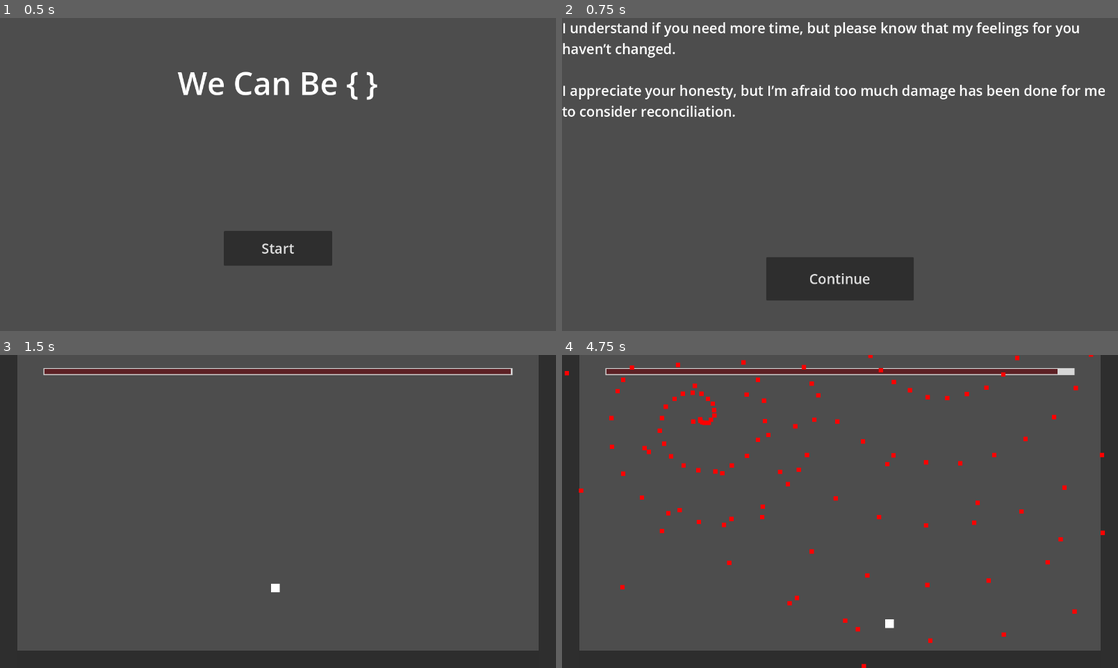
Above: before the commit, frames 1-4 (two rows, left to right).
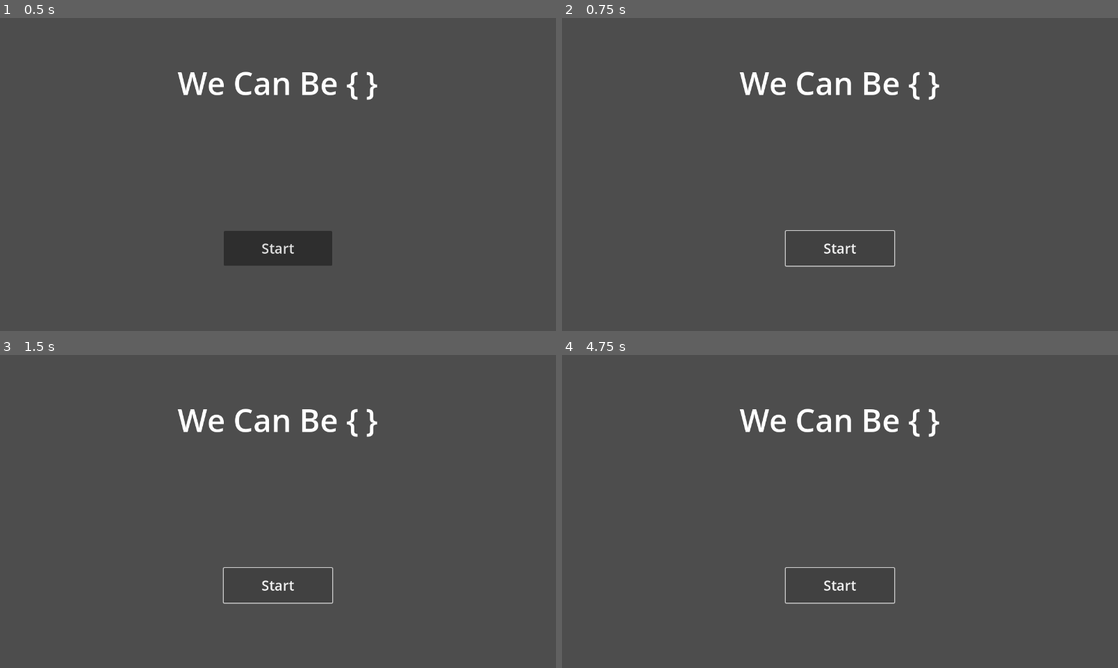
Above: after the commit, the same moments.

Repository: asebexen/we-can-be
Game: Godot game, scene res://scenes/title_screen/title_screen.tscn
The game is run twice, just before and just after one commit, with the same random seed, the same clock (stepped at 60 frames per second) and the same inputs.
Inputs:
- Up to frame 1 (0.5 s): no input
- Up to frame 2 (0.75 s): click "Start" at 0.5 s
- Up to frame 3 (1.5 s): click "Continue" (after the commit: "Start") at 1.25 s
- Up to frame 4 (4.75 s): tap Enter at 2 s; hold Right (move_right) 2.03-2.78 s; hold Shift (move_slow) 2.03-2.78 s; tap W (move_jump) at 2.27, 3.02, 4.52 s; hold Left (move_left) 2.78-3.53 s; tap Shift (move_slow) at 2.85, 4.35 s; hold Shift (move_slow) 3.53-4.28 s; hold Right (move_right) from 3.53 s (still down)

Frame 1 is identical in both runs. In frame 2, 7.4% of the frame differs, in the area x 0-98%, y 1-91%; in frame 3, 15%; in frame 4, 16%, in the area x 0-100%, y 0-100%.
Error after the commit: Invalid call. Nonexistent function 'has' in base 'Nil'. (res://scenes/title_screen/title_screen.gd:18)

Commit message:
Uses fallback data if API call fails.

Diff:
--- a/frontend/project.godot
+++ b/frontend/project.godot
@@ -18,13 +18,12 @@
 [autoload]
 
 GamePhysics="*res://scripts/globals/physics.gd"
-Api="*res://scripts/api/api.gd"
+Api="*res://scripts/api/Api.tscn"
 
 [display]
 
 window/size/viewport_width=1280
 window/size/viewport_height=720
-window/size/mode=3
 window/stretch/mode="viewport"
 
 [input]
--- a/frontend/scenes/game/game.gd
+++ b/frontend/scenes/game/game.gd
@@ -4,15 +4,11 @@
 
 var story_screen = load("res://scenes/story_screen/story_screen.tscn")
 var bullet_spawner = load("res://scenes/game/bullet_spawner/spawner_pinwheel.tscn")
-var story_screen_instance
 
 # Called when the node enters the scene tree for the first time.
 func _ready():
 	$Player/Hurtbox.player_hit.connect(_on_player_hurtbox_player_hit)
-	var dialogue = Api.get_dialogue()
-	story_screen_instance = story_screen.instantiate()
-	story_screen_instance.lines = [dialogue.romeo_dialogue, dialogue.juliet_dialogue]
-	story_screen_instance.bullet_color = Color(dialogue.color_hex_code)
+	Api.get_dialogue()
 
 	for i in range(3):
 		place_bullet_spawner()
@@ -22,6 +18,14 @@
 	pass
 
 func _on_player_hurtbox_player_hit():
+	var story_screen_instance = story_screen.instantiate()
+	var dialogue = Api.data
+	if (not dialogue.has("romeo_dialogue") or not dialogue.has("juliet_dialogue")):
+		dialogue = Api.get_fallback_dialogue()
+	story_screen_instance.lines = [dialogue.romeo_dialogue, dialogue.juliet_dialogue]
+	if (not dialogue.has("color_hex_code")):
+		dialogue = Api.get_fallback_dialogue()
+	story_screen_instance.bullet_color = Color(dialogue.color_hex_code)
 	var story_screen_packed = PackedScene.new()
 	story_screen_packed.pack(story_screen_instance)
 	get_tree().change_scene_to_packed(story_screen_packed)
--- a/frontend/scenes/title_screen/title_screen.gd
+++ b/frontend/scenes/title_screen/title_screen.gd
@@ -4,7 +4,7 @@
 
 # Called when the node enters the scene tree for the first time.
 func _ready():
-	pass # Replace with function body.
+	Api.get_dialogue()
 
 
 # Called every frame. 'delta' is the elapsed time since the previous frame.
@@ -13,9 +13,13 @@
 
 
 func _on_button_pressed():
-	var dialogue = Api.get_dialogue()
 	var story_screen_instance = story_screen.instantiate()
+	var dialogue = Api.data
+	if (not dialogue.has("romeo_dialogue") or not dialogue.has("juliet_dialogue")):
+		dialogue = Api.get_fallback_dialogue()
 	story_screen_instance.lines = [dialogue.romeo_dialogue, dialogue.juliet_dialogue]
+	if (not dialogue.has("color_hex_code")):
+		dialogue = Api.get_fallback_dialogue()
 	story_screen_instance.bullet_color = Color(dialogue.color_hex_code)
 	var story_screen_packed = PackedScene.new()
 	story_screen_packed.pack(story_screen_instance)
--- /dev/null
+++ b/frontend/scripts/api/Api.tscn
@@ -0,0 +1,8 @@
+[gd_scene load_steps=2 format=3 uid="uid://bo08ndfq0bxir"]
+
+[ext_resource type="Script" path="res://scripts/api/Api.gd" id="1_2rnx1"]
+
+[node name="Api" type="HTTPRequest"]
+script = ExtResource("1_2rnx1")
+
+[connection signal="request_completed" from="." to="." method="_on_request_completed"]
--- a/frontend/scripts/api/api.gd
+++ b/frontend/scripts/api/api.gd
@@ -1,6 +1,8 @@
-extends Node
+extends HTTPRequest
 
 const SAMPLE_DATA = "res://scripts/api/sample_data.json"
+const URL_DIALOGUE_NEGATIVE = "http://localhost:5000/positiveStory"
+var data
 
 # Called when the node enters the scene tree for the first time.
 func _ready():
@@ -12,6 +14,17 @@
 	pass
 
 func get_dialogue():
+	print("request made")
+	data = null
+	request(URL_DIALOGUE_NEGATIVE)
+
+func get_fallback_dialogue():
 	var sample_data_text = FileAccess.get_file_as_string(SAMPLE_DATA)
 	var sample_data_array = JSON.parse_string(sample_data_text)
 	return sample_data_array[randi_range(0, sample_data_array.size() - 1)]
+
+func _on_request_completed(result, response_code, headers, body):
+	print("request resolved")
+	var json = JSON.parse_string(body.get_string_from_utf8())
+	data = json
+	print(data)
